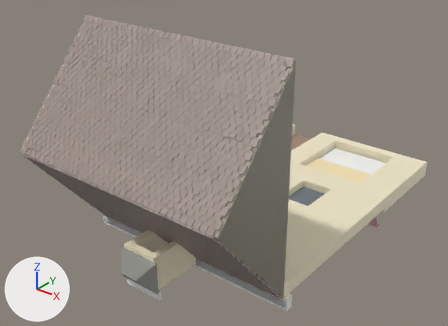
Two versions of the glTF model modelle/haus_bohrer/bohrer_measured.glb, one commit apart.
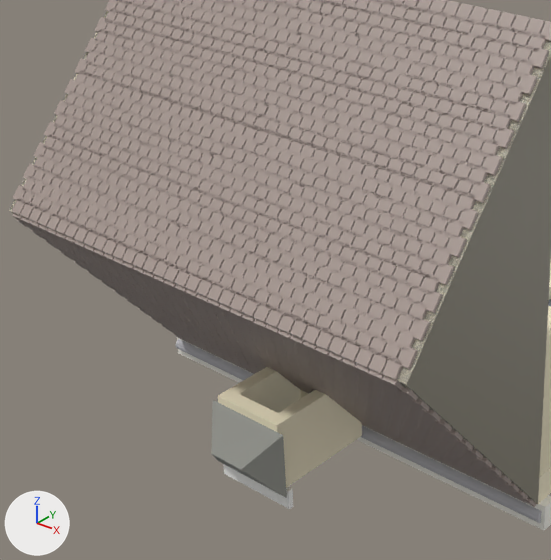
There are two pictures of each version: one whole from a 50 mm lens placed at (13.05, -19.33, 9.65), pointed at (2.81, -6.53, 1.71), one close up on the part from 3% to 65% of the width and 14% to 100% of the height. Arrows for +X, +Y and +Z are at lower left; the lights stay in place. The first two pictures are the older version.

In view in the first close-up: 'dach', 'dachziegel', 'fassade', 'gaube', 'gaube_dach', 'gesims', 'giebel', 'rahmen', 'rinne'.
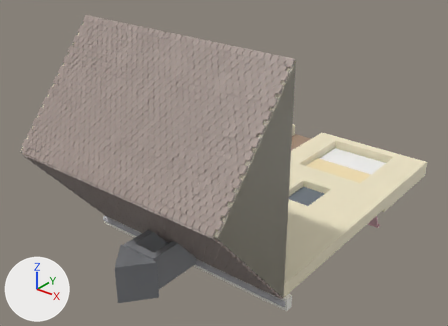
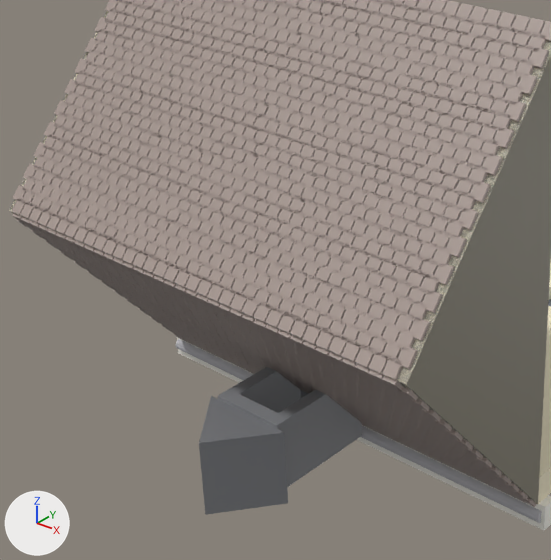
What changed in the scene script:
```text
Change me_gaube:
    used by ob_gaube; location = (0.0, 0.0, 0.0)
    remove me_gaube.from_pydata(...)  # 16 vertices, 32 faces; spans x 2.72..3.78, y -10.5..-8.95, z -0.1..0.9
    add me_gaube.from_pydata(...)  # 20 vertices, 38 faces; spans x 2.72..3.78, y -11.3..-8.95, z -0.1..0.9
    me_gaube part 1: 32 kept faces spanning x 2.72..3.78, y -10.5..-8.95, z -0.1..0.9 get new vertex colours; the middle colour goes from beige #f3e9ca to grey #85878b
    me_gaube part 2: 32 faces spanning x 2.72..3.78, y -10.5..-8.95, z -0.1..0.9 switch from mat_defaultmaterial_017 to mat_defaultmaterial_018
    edits to the shape of me_gaube do not show in these pictures
Change me_gaube_dach:
    used by ob_gaube_dach; location = (0.0, 0.0, 0.0)
    remove me_gaube_dach.from_pydata(...)  # 6 vertices, 6 faces; spans x 2.625..3.875, y -10.9..-10.5, z -0.15..0.8
    remove me_gaube_dach.materials.append(mat_defaultmaterial_018)
    add me_gaube_dach.from_pydata(...)  # 6 vertices, 6 faces; spans x 2.605..3.895, y -11.3..-10.5, z -0.22..0.85
    me_gaube_dach part 3: the whole mesh is rebuilt
    add me_gaube_dach.materials.append(mat_defaultmaterial_019)
```

Changed parts and their boxes (x1, y1, x2, y2) in the close-ups (551 x 560 px):
'gaube_dach', reshaped, recoloured (17% wider, 21% taller)
    before: (211, 400, 287, 498)
    after: (199, 396, 288, 515)
part 1 of me_gaube, recoloured (beige to grey)
    both: (218, 367, 362, 487)
part 2 of me_gaube, recoloured (darker)
    both: (218, 367, 362, 487)
